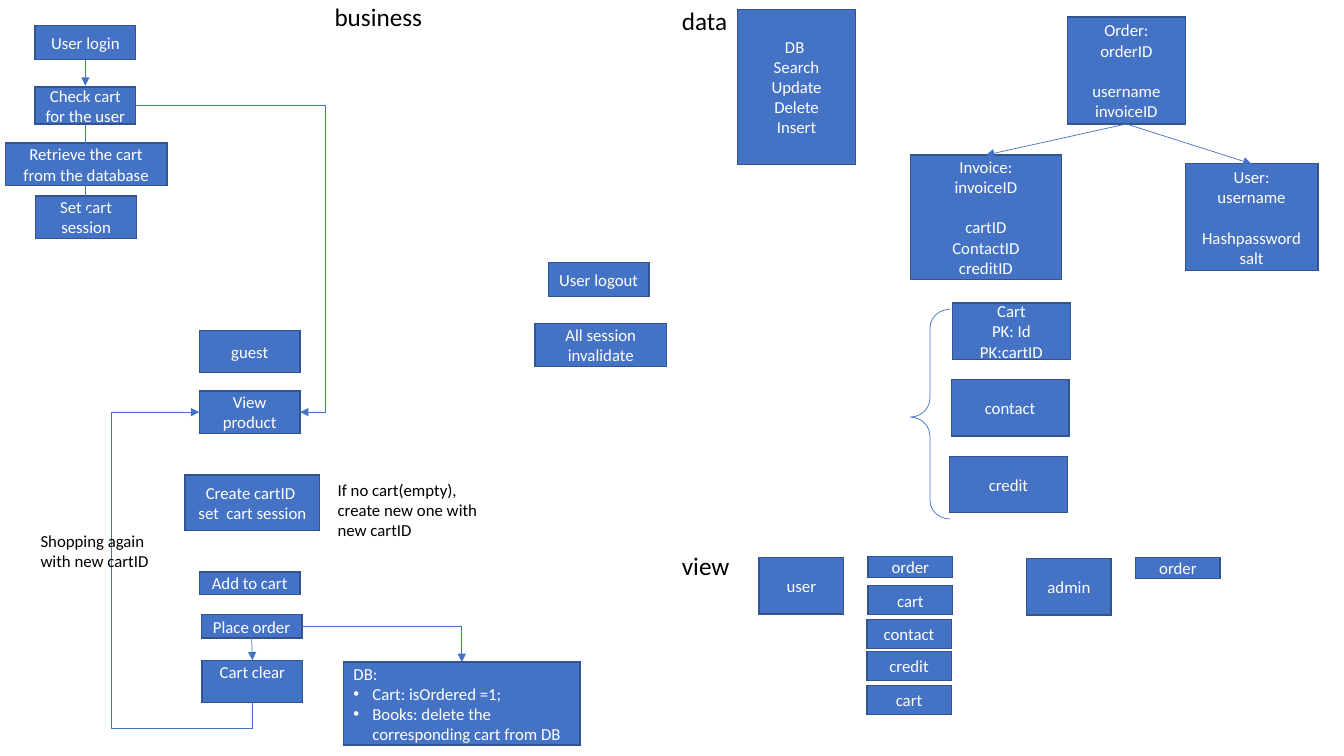
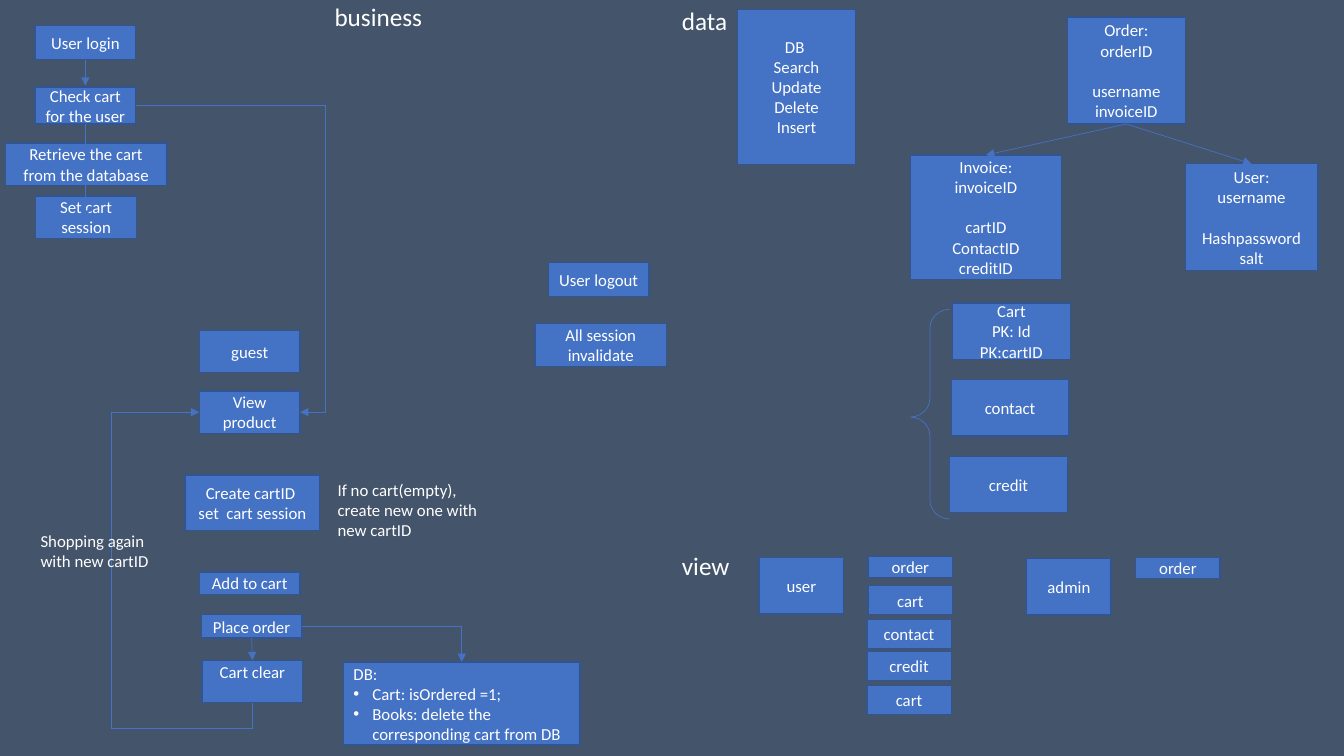
Before and after one commit to sherwinwater/bookstore, a slide deck: slide 1 of build/web/doc/business flow.pptx. Drawn at 1344x756 pixels with LibreOffice and Linux fonts; fonts in the diff are those of the drawing. Boxes give left, top, right and bottom in pixels: in the first picture for what was removed or moved away, otherwise in the second. Text is boxed around its words. In the diff, an @@ line names an element or a change of style, - is before the commit and + after.

```diff
--- a/build/web/doc/business flow.pptx
+++ b/build/web/doc/business flow.pptx
@@ background #FFFFFF to #44546A @@
@@ text colour #000000 to #FFFFFF in 5 elements at bbox=[682, 557, 730, 575], bbox=[682, 12, 727, 30], bbox=[335, 8, 422, 26], bbox=[41, 533, 148, 571], bbox=[338, 484, 477, 536] @@
```
Also in this commit, not shown: 1 slide added, 31 other files.
